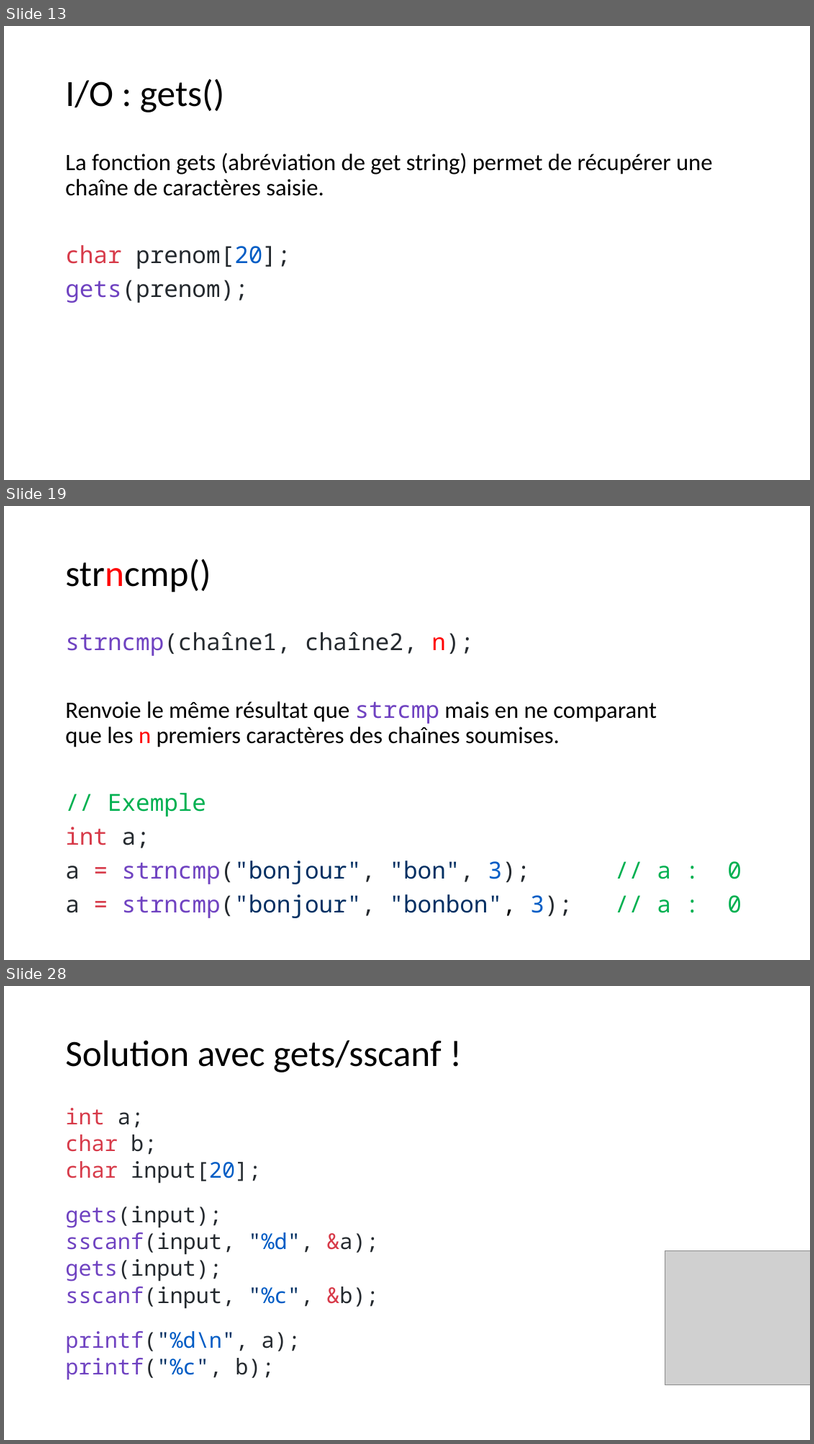
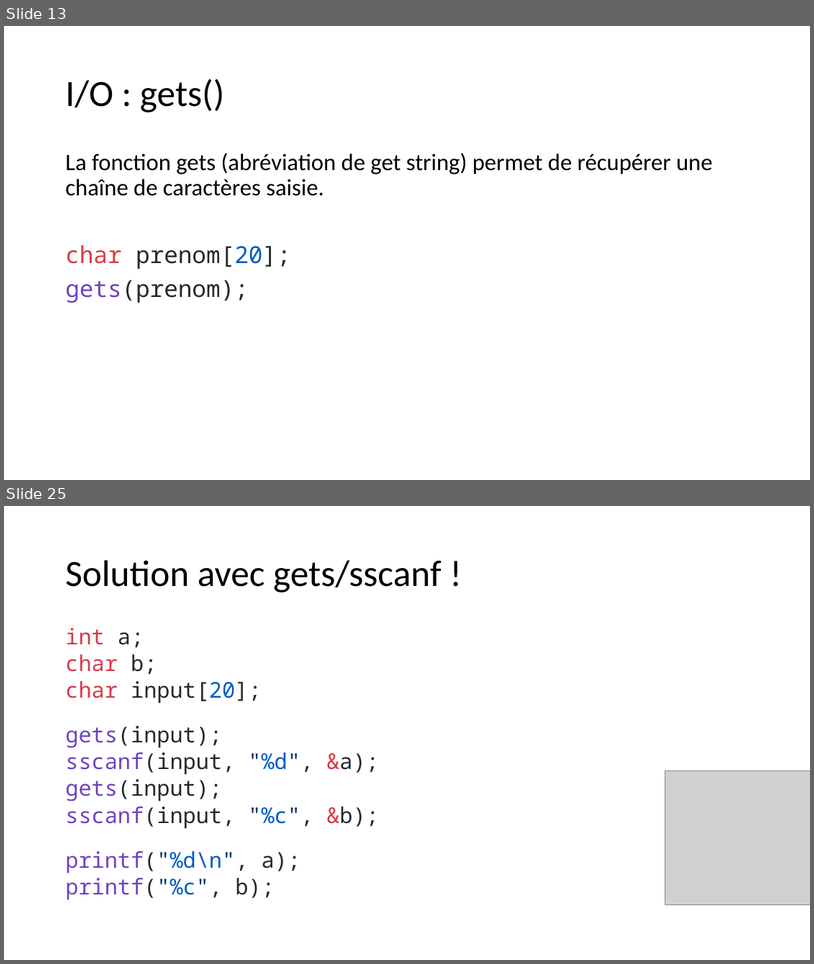
Before and after one commit to Firestorm49/bts-1, a slide deck: 02_C/03_Tableaux/tableaux.pptx. Shown one above the other, each under a label of ours: slides 13, 19 and 28 before the commit, slides 13 and 25 after it; the slides between them are not shown. The pictures are 814x1444 and 814x964 pixels, drawn with LibreOffice and Linux fonts; fonts in the diff are those of the drawing; grey boxes stand for pictures. Boxes give left, top, right and bottom in pixels: in the first picture for what was removed or moved away, otherwise in the second. Text is boxed around its words. In the diff, an @@ line names an element or a change of style, - is before the commit and + after.

```diff
--- a/02_C/03_Tableaux/tableaux.pptx
+++ b/02_C/03_Tableaux/tableaux.pptx
@@ slide 19 removed at [4,506,810,960], background #FFFFFF @@
@@ title removed at [65,559,211,592] @@
-strncmp()
@@ text removed at [65,632,742,918] @@
-strncmp(chaîne1, chaîne2, n);
-Renvoie le même résultat que strcmp mais en ne comparant
-que les n premiers caractères des chaînes soumises.
-// Exemple
-int a;
-a = strncmp("bonjour", "bon", 3); // a : 0
-a = strncmp("bonjour", "bonbon", 3); // a : 0
@@ what was slide 28 is now slide 25 @@
```
Also in this commit, not shown: 11 slides changed, 4 other slides removed, 28 other files.
